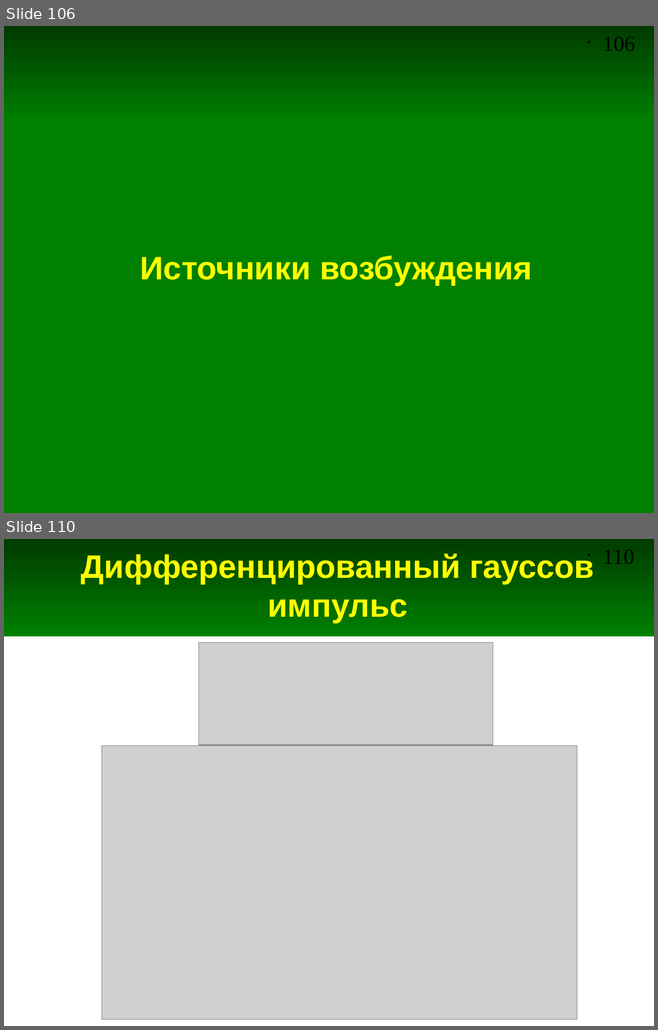
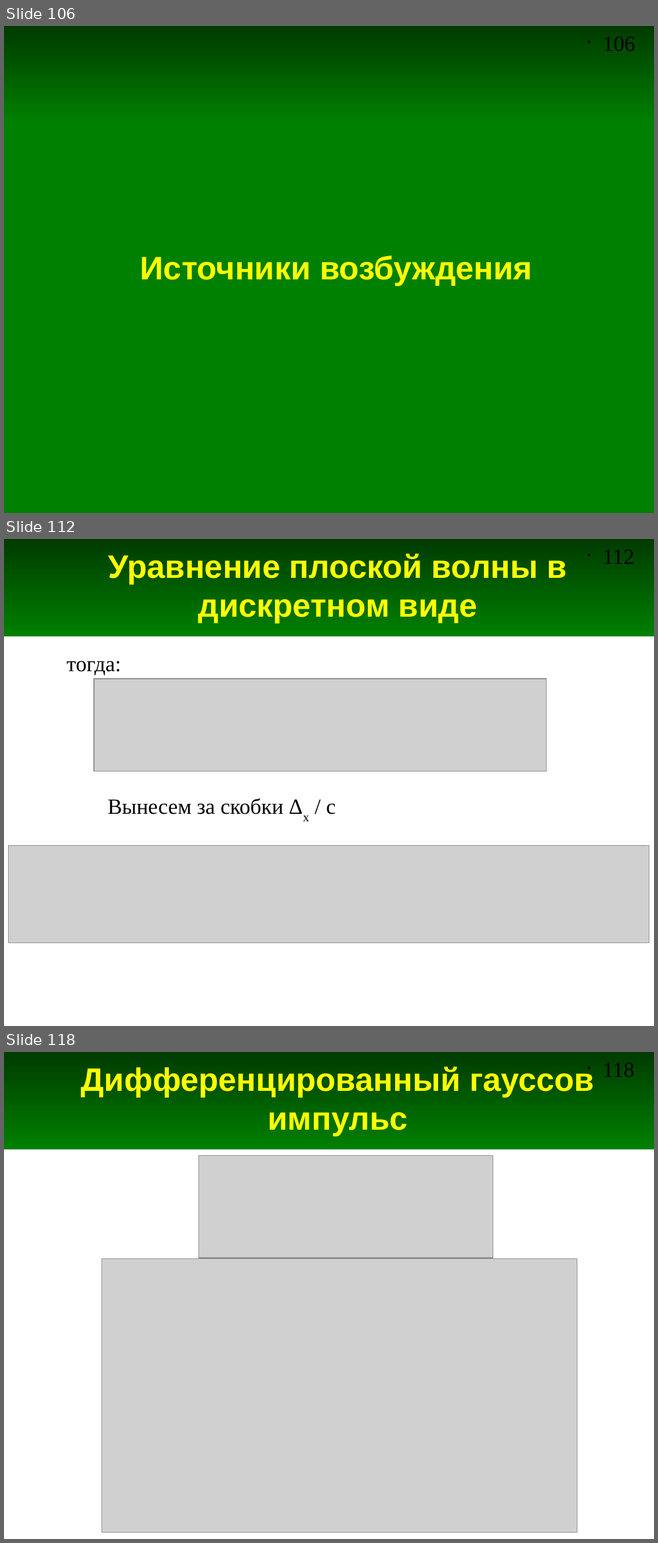
Before and after one commit to andris0147sv/modelling, a slide deck: presentations/2. FDTD.odp. Shown one above the other, each under a label of ours: slides 106 and 110 before the commit, slides 106, 112 and 118 after it; the slides between them are not shown. The pictures are 658x1030 and 658x1543 pixels, drawn with LibreOffice and Linux fonts; fonts in the diff are those of the drawing; grey boxes stand for pictures. Boxes give left, top, right and bottom in pixels: in the first picture for what was removed or moved away, otherwise in the second. Text is boxed around its words. In the diff, an @@ line names an element or a change of style, - is before the commit and + after.

```diff
--- a/presentations/2. FDTD.odp
+++ b/presentations/2. FDTD.odp
@@ slide 112 added at (x1=4, y1=539, x2=654, y2=1026), background #FFFFFF; not listed: 2 template elements that a slide beside it also shows @@
@@ title added at (x1=108, y1=553, x2=567, y2=623), 36 pt, text #FFFF00, bold @@
+Уравнение плоской волны в дискретном виде
@@ text added at (x1=67, y1=661, x2=121, y2=675), 24 pt, text #000000 @@
+тогда:
@@ picture added at (x1=94, y1=679, x2=546, y2=772) @@
@@ text added at (x1=108, y1=798, x2=336, y2=815), 24 pt, text #000000 @@
+Вынесем за скобки Δx / c
@@ picture added at (x1=9, y1=846, x2=649, y2=943) @@
@@ what was slide 110 is now slide 118 @@
@@ page number at (x1=603, y1=1062, x2=634, y2=1077): text changed @@
-• 110
+• 118
```
Also in this commit, not shown: 5 slides changed, 15 other slides added.
